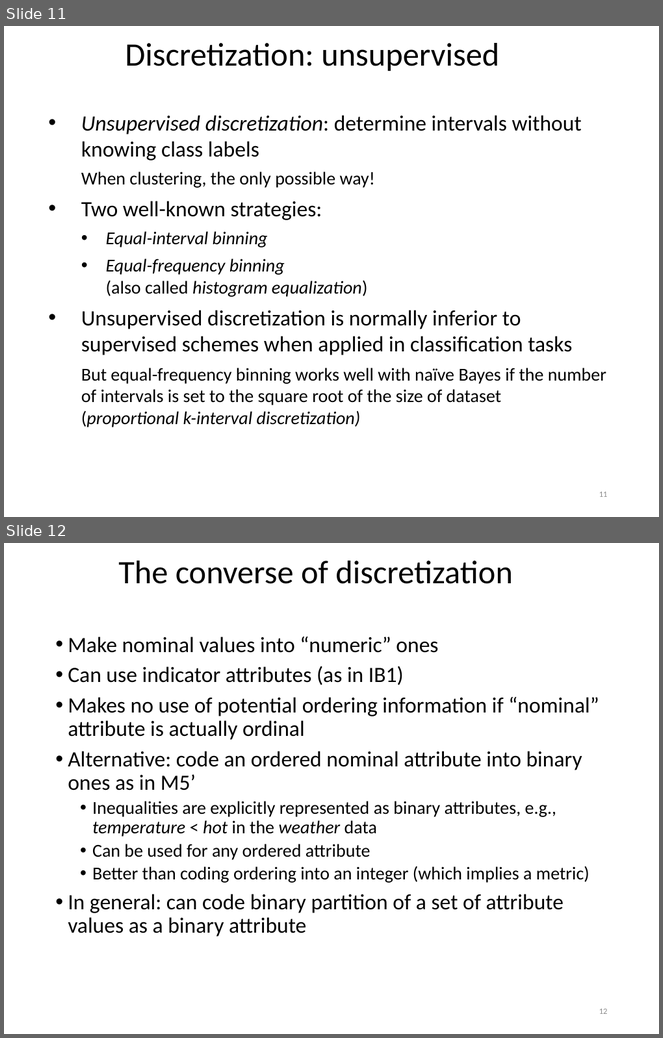
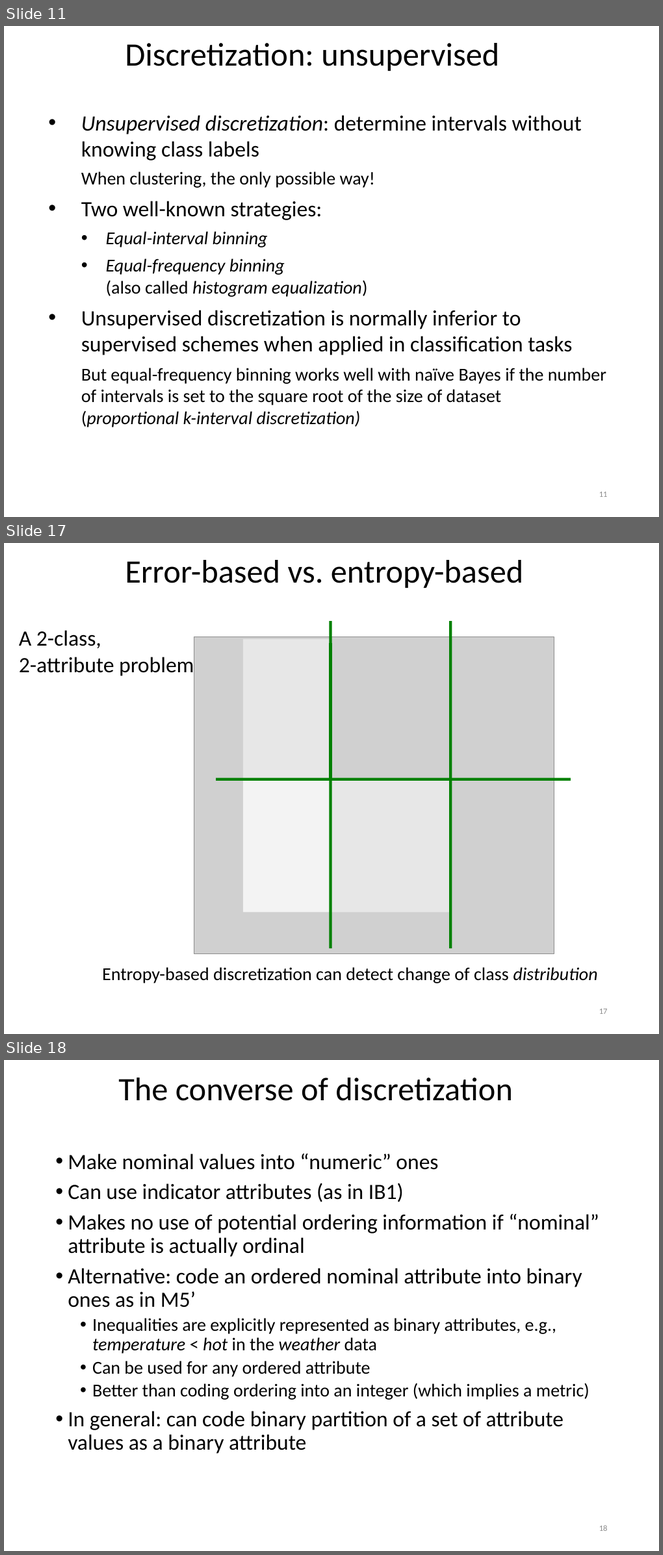
Before and after one commit to khaledmrasheed/khaledmrasheed.github.io, a slide deck: DMcourse/Chapter8.pptx. Shown one above the other, each under a label of ours: slides 11 and 12 before the commit, slides 11, 17 and 18 after it; the slides between them are not shown. The pictures are 663x1038 and 663x1555 pixels, drawn with LibreOffice and Linux fonts; fonts in the diff are those of the drawing; grey boxes stand for pictures. Boxes give left, top, right and bottom in pixels: in the first picture for what was removed or moved away, otherwise in the second. Text is boxed around its words. In the diff, an @@ line names an element or a change of style, - is before the commit and + after.

```diff
--- a/DMcourse/Chapter8.pptx
+++ b/DMcourse/Chapter8.pptx
@@ slide 17 added at <box>4,543,659,1034</box>, background #FFFFFF @@
@@ title added at <box>125,560,523,588</box>, 36 pt, text #000000 @@
+Error-based vs. entropy-based
@@ text added at <box>19,630,194,676</box>, 24 pt, text #000000 @@
+A 2-class,
+2-attribute problem
@@ picture added at <box>194,637,555,954</box> @@
@@ freeform shape added at <box>243,639,330,913</box>, fill #FFFFFF at 50% opacity @@
@@ freeform shape added at <box>330,643,450,917</box>, outline #008000 3 pt @@
@@ freeform shape added at <box>243,780,451,913</box>, fill #FFFFFF at 50% opacity @@
@@ group added at <box>96,621,625,981</box>: 3 lines, 1 free @@
+Entropy-based discretization can detect change of class distribution
@@ page number added at <box>599,1009,608,1014</box>, 9 pt, text #8C8C8C @@
+17
@@ what was slide 12 is now slide 18 @@
@@ page number at <box>599,1525,608,1531</box>: text changed @@
-12
+18
```
Also in this commit, not shown: 1 slide changed, 5 other slides added.
